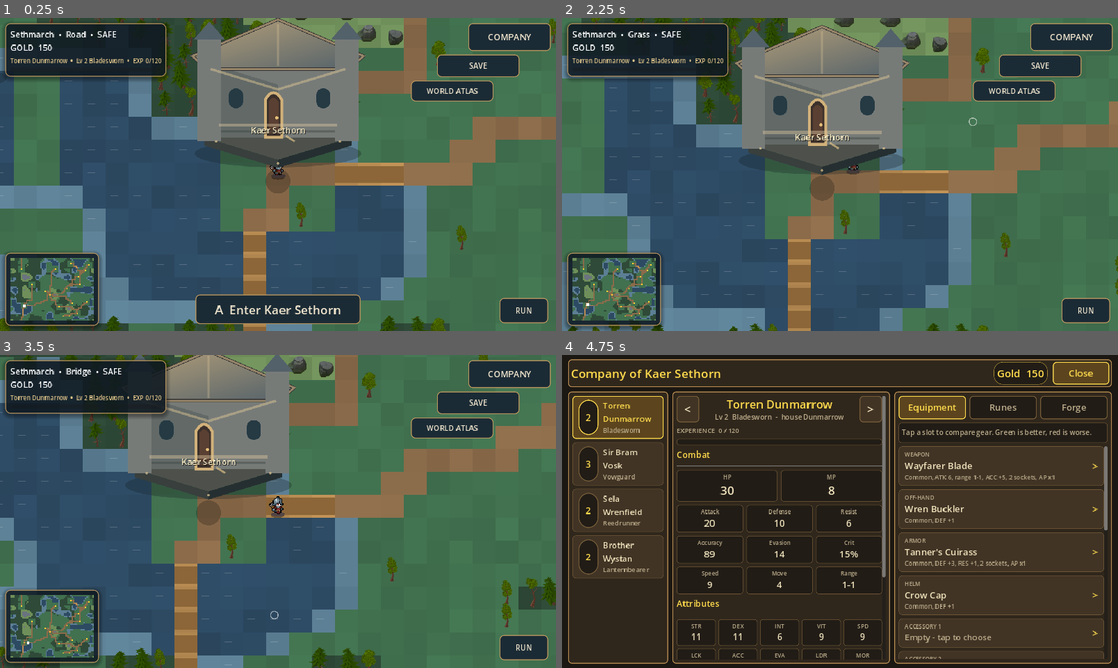
Above: before the commit, frames 1-4 (two rows, left to right).
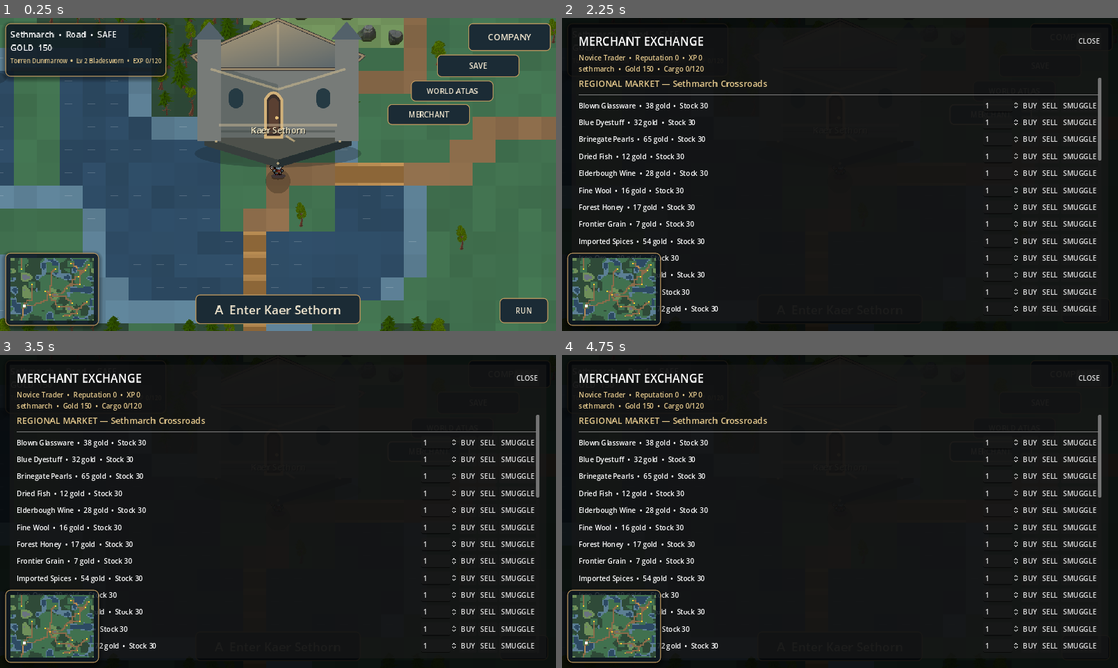
Above: after the commit, the same moments.

Repository: ninjun42215-gif/KindleWake
Game: Godot game, scene res://World.tscn
Two runs of this game, one before a commit and one after it. Both use one fixed random seed, a clock stepped at 60 frames per second and the inputs below. This scene is started directly instead of the project's main scene.
Inputs (mouse positions are in pixels of both pictures, inside the frame that each line leads up to):
- Up to frame 1 (0.25 s): no input
- Up to frame 2 (2.25 s): click "WORLD ATLAS" at 0.5 s; click "RETURN TO FRONTIER" at 1.25 s; click (990, 115) at 2 s, where only the run after the commit has a clickable "MERCHANT"
- Up to frame 3 (3.5 s): click (278, 646) at 2.75 s, where only the run after the commit has a clickable "A Enter Kaer Sethorn"
- Up to frame 4 (4.75 s): click (840, 646) at 3.5 s, where only the run after the commit has a clickable "A Enter Kaer Sethorn"; click "COMPANY" at 4.25 s

The runs differ from the first frame. In frame 1, 1.0% of the frame differs, in the area x 69-85%, y 27-35%; in frame 2, 94%, in the area x 0-100%, y 0-100%; in frame 3, 94%; in frame 4, 70%.

Commit message:
Integrate merchant exchange into overworld HUD

Diff:
--- a/Kindlewake/scripts/ui/world_scene.gd
+++ b/Kindlewake/scripts/ui/world_scene.gd
@@ -6,6 +6,7 @@
 const ExplorationControls = preload("res://scripts/ui/exploration_controls.gd")
 const VirtualStick = preload("res://scripts/ui/virtual_stick.gd")
 const PremiumUITheme = preload("res://scripts/ui/premium_ui_theme.gd")
+const MerchantScreenScript = preload("res://scripts/ui/merchant_screen.gd")
 ## Overworld (Milestone 7, first step): walk freely over the Sallow Marches, find places, get ambushed.
 ## Touch: tap to walk to a spot, hold and drag to steer. Terrain changes speed; forests are more dangerous.
 ## All rules live in WorldMap; battles reuse the battle scene through GameState.start_battle_from_world().
@@ -54,6 +55,7 @@
 var banner: PanelContainer
 var banner_label: Label
 var party_screen: PartyScreenScript
+var merchant_screen: Control
 var minimap_dot: ColorRect
 var campaign_save_timer: float = 0.0
 var creator_screen: Control
@@ -129,7 +131,7 @@
 # ------------------------------------------------------------------ input and movement
 
 func _unhandled_input(event: InputEvent) -> void:
-    if panel_open or party_screen.visible or ambush_timer >= 0.0:
+    if panel_open or party_screen.visible or (merchant_screen != null and merchant_screen.visible) or ambush_timer >= 0.0:
         return
     if event is InputEventMouseButton:
         var mb := event as InputEventMouseButton
@@ -156,7 +158,7 @@
 
 func _process(delta: float) -> void:
     campaign_save_timer += delta
-    if campaign_save_timer >= 25.0 and not panel_open and not party_screen.visible:
+    if campaign_save_timer >= 25.0 and not panel_open and not party_screen.visible and (merchant_screen == null or not merchant_screen.visible):
         campaign_save_timer = 0.0
         GameState.world_pos = wmap.wrap_position(player_pos)
         GameState.save_campaign("auto_a")
@@ -166,7 +168,7 @@
             _launch_ambush()
         queue_redraw()
         return
-    if not panel_open and not party_screen.visible:
+    if not panel_open and not party_screen.visible and (merchant_screen == null or not merchant_screen.visible):
         moving_vector = ExplorationControls.movement_vector()
         if move_stick != null and move_stick.value.length() > moving_vector.length():
             moving_vector = move_stick.value
@@ -419,6 +421,20 @@
     hud_text = ""
 
 
+func _open_merchant() -> void:
+    if panel_open or party_screen.visible or ambush_timer >= 0.0:
+        return
+    has_target = false
+    pressing = false
+    GameState.world_pos = wmap.wrap_position(player_pos)
+    merchant_screen.open_exchange()
+
+
+func _on_merchant_closed() -> void:
+    hud_text = ""
+    GameState.save_campaign("auto_a")
+
+
 # ------------------------------------------------------------------ drawing
 
 func _draw() -> void:
@@ -778,6 +794,11 @@
     root.add_child(global_atlas_btn)
     global_atlas_btn.set_anchors_and_offsets_preset(Control.PRESET_TOP_RIGHT, Control.PRESET_MODE_MINSIZE, 144)
     global_atlas_btn.grow_horizontal = Control.GROW_DIRECTION_BEGIN
+    var trade_btn := _btn("MERCHANT", _open_merchant, 17)
+    trade_btn.custom_minimum_size = Vector2(190, 48)
+    root.add_child(trade_btn)
+    trade_btn.set_anchors_and_offsets_preset(Control.PRESET_TOP_RIGHT, Control.PRESET_MODE_MINSIZE, 198)
+    trade_btn.grow_horizontal = Control.GROW_DIRECTION_BEGIN
 
     # Top-centre: ambush banner
     banner = _hud_panel(0.95)
@@ -841,11 +862,16 @@
     party_screen.set_anchors_and_offsets_preset(Control.PRESET_FULL_RECT)
     party_screen.visible = false
     party_screen.closed.connect(_on_party_closed)
+    merchant_screen = MerchantScreenScript.new()
+    root.add_child(merchant_screen)
+    merchant_screen.set_anchors_and_offsets_preset(Control.PRESET_FULL_RECT)
+    merchant_screen.visible = false
+    merchant_screen.closed.connect(_on_merchant_closed)
 
 
 
 func _open_world_atlas() -> void:
-    if panel_open or party_screen.visible or ambush_timer >= 0.0:
+    if panel_open or party_screen.visible or (merchant_screen != null and merchant_screen.visible) or ambush_timer >= 0.0:
         return
     has_target = false
     pressing = false
